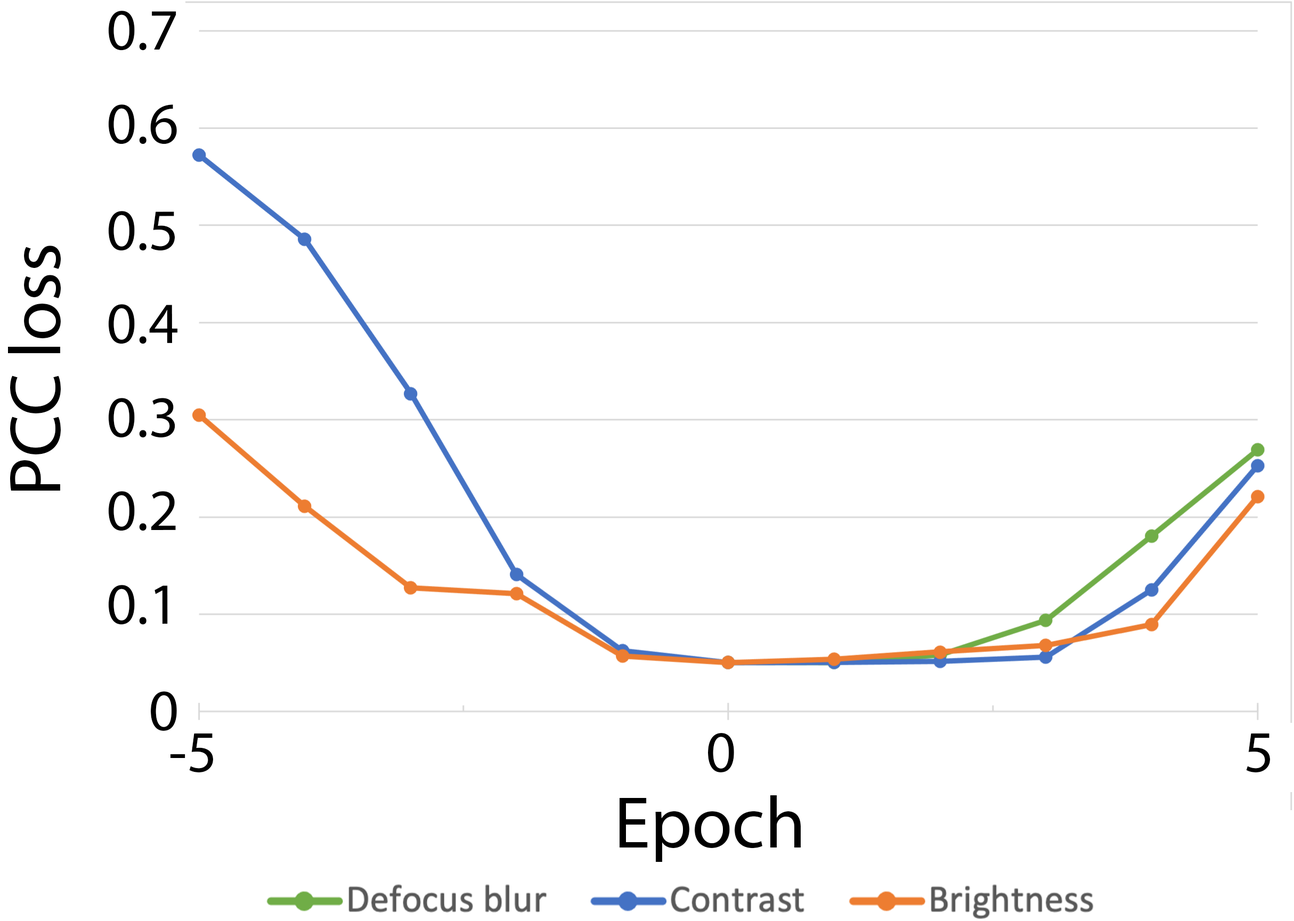
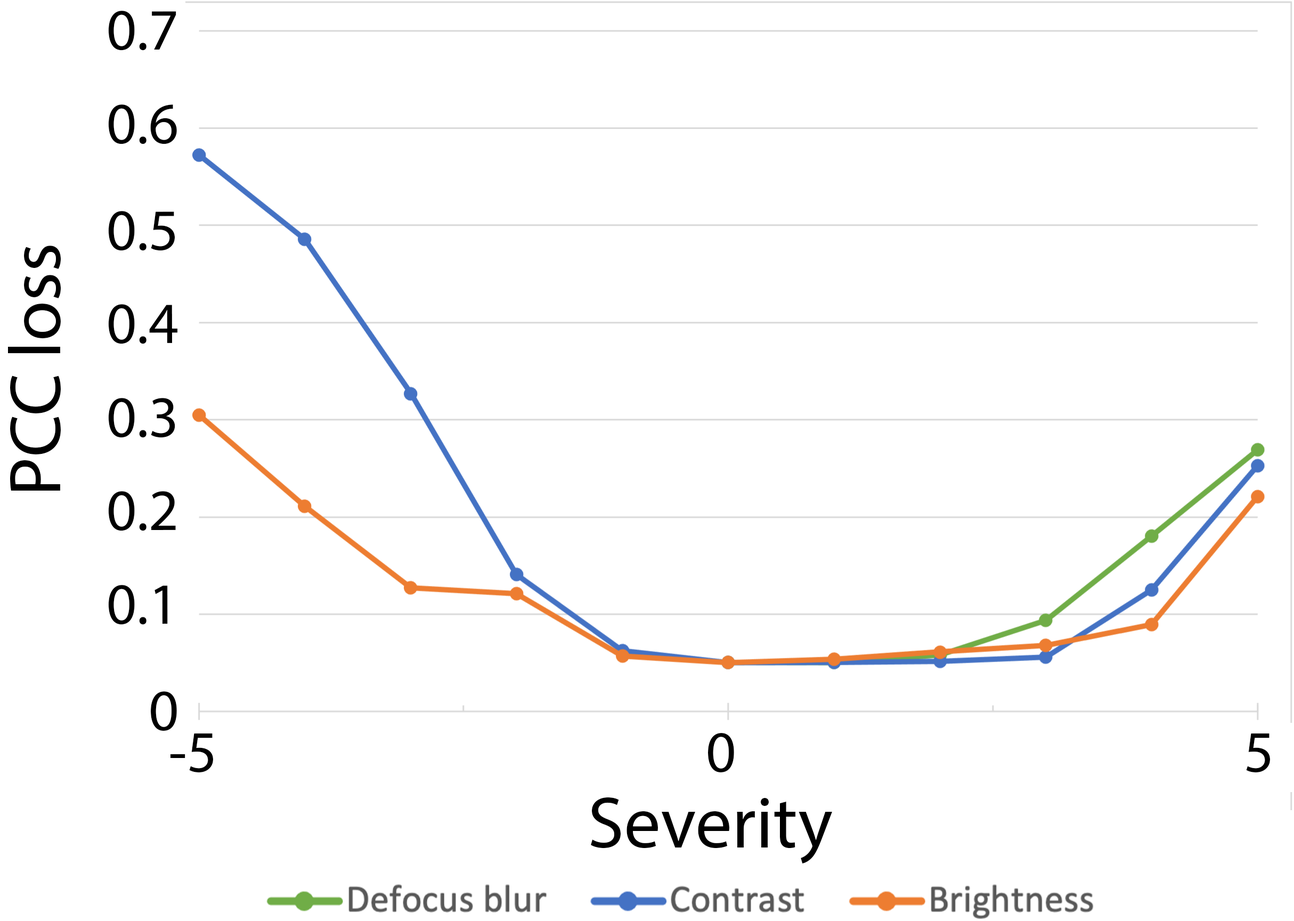
Revision of a layered (1294, 921) image; what changed, layer by layer:
renamed "Epoch" to "Severity", painted on it over [590, 795, 832, 864]
